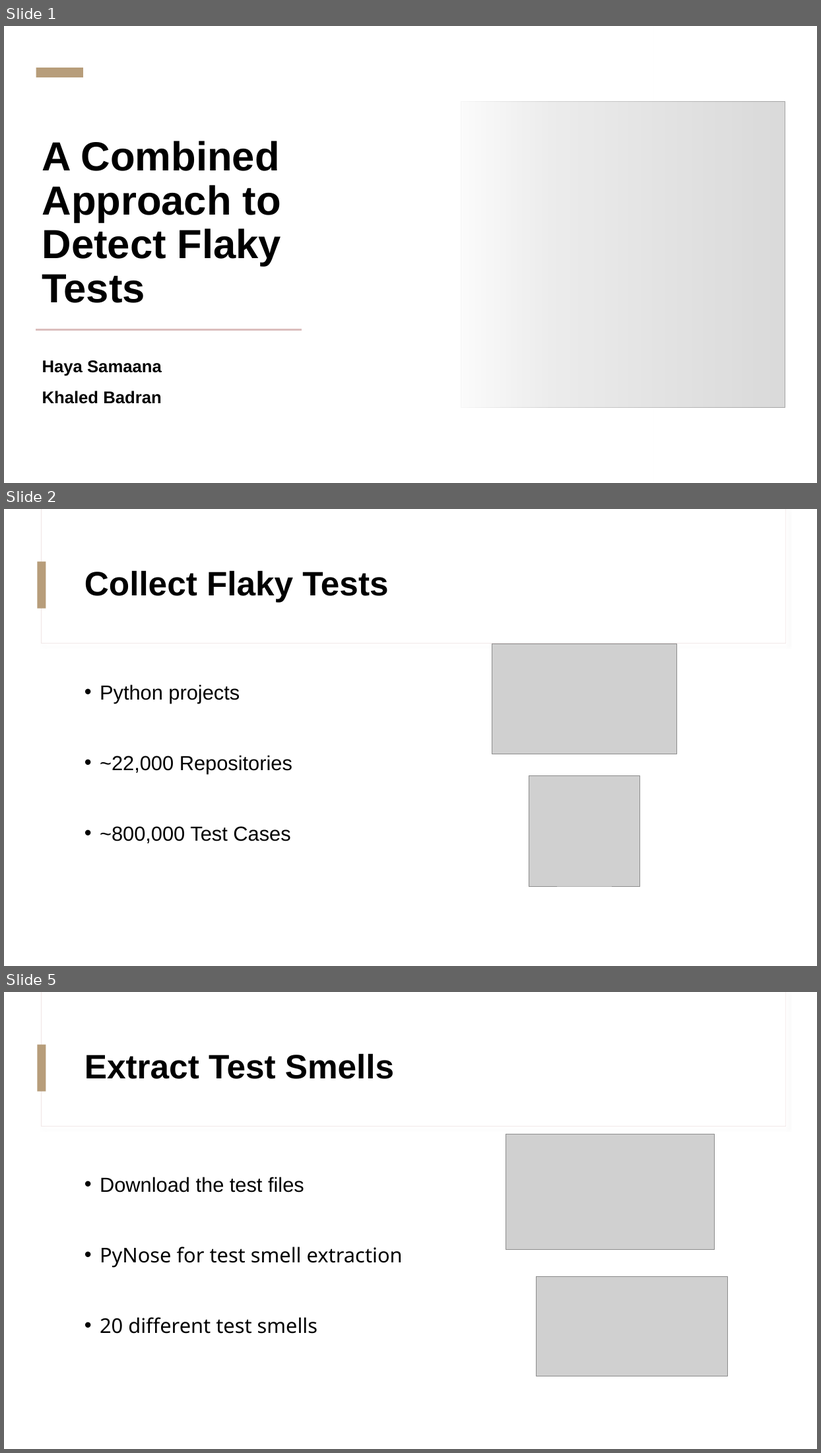
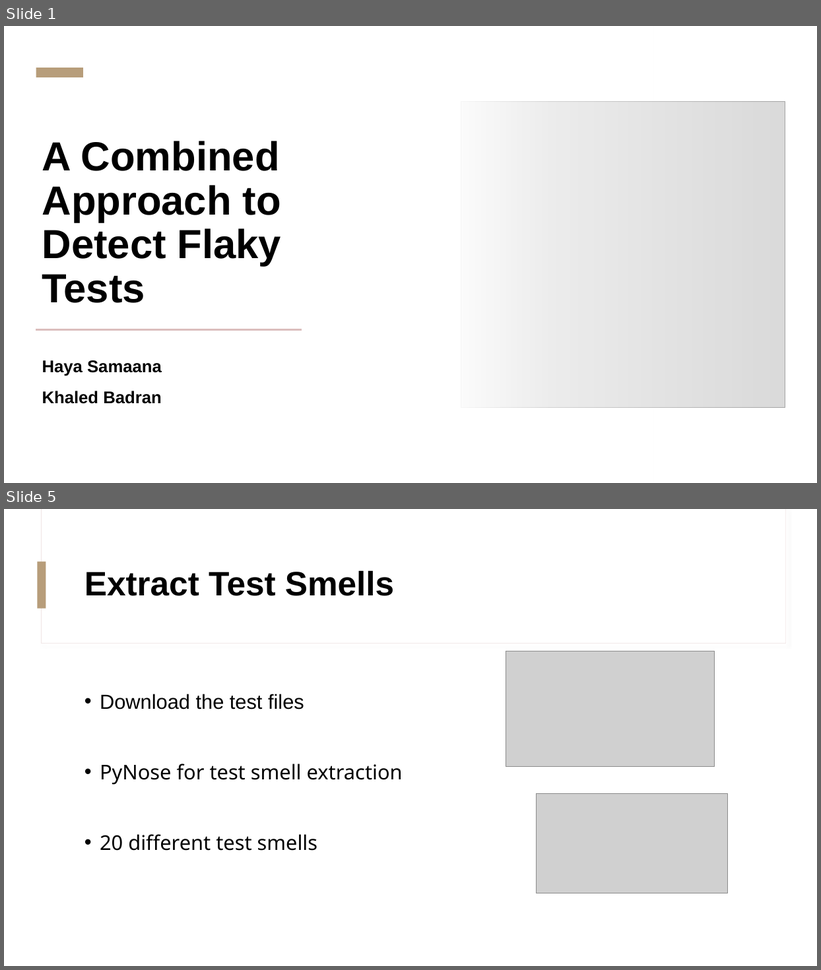
Before and after one commit to KhaledBadran/SOEN7481_Project, a slide deck: A Combined Approach to Detect a Flaky Tests in Python Presentation.pptx. Shown one above the other, each under a label of ours: slides 1, 2 and 5 before the commit, slides 1 and 5 after it; the slides between them are not shown. The pictures are 821x1453 and 821x970 pixels, drawn with LibreOffice and Linux fonts; fonts in the diff are those of the drawing; grey boxes stand for pictures. Boxes give left, top, right and bottom in pixels: in the first picture for what was removed or moved away, otherwise in the second. Text is boxed around its words. In the diff, an @@ line names an element or a change of style, - is before the commit and + after.

```diff
--- a/A Combined Approach to Detect a Flaky Tests in Python Presentation.pptx
+++ b/A Combined Approach to Detect a Flaky Tests in Python Presentation.pptx
@@ slide 2 removed at bbox=[4, 509, 817, 966], background #FFFFFF; not listed: 3 template elements that a slide beside it also shows @@
@@ title removed at bbox=[85, 570, 388, 602] @@
-Collect Flaky Tests
@@ picture removed at bbox=[492, 644, 677, 755] @@
@@ text removed at bbox=[100, 685, 292, 844] @@
-• Python projects
-• ~22,000 Repositories
-• ~800,000 Test Cases
@@ picture removed at bbox=[529, 776, 641, 887] @@
```
Also in this commit, not shown: 4 slides changed, 1 slide added, 1 other file.
